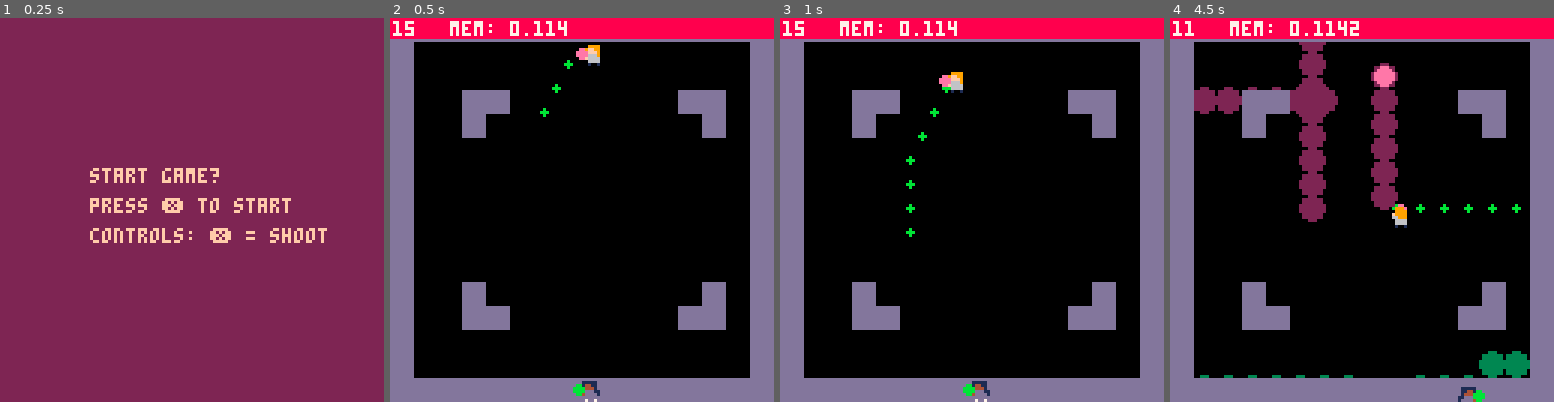
Above: before the commit, frames 1-4 (left to right).
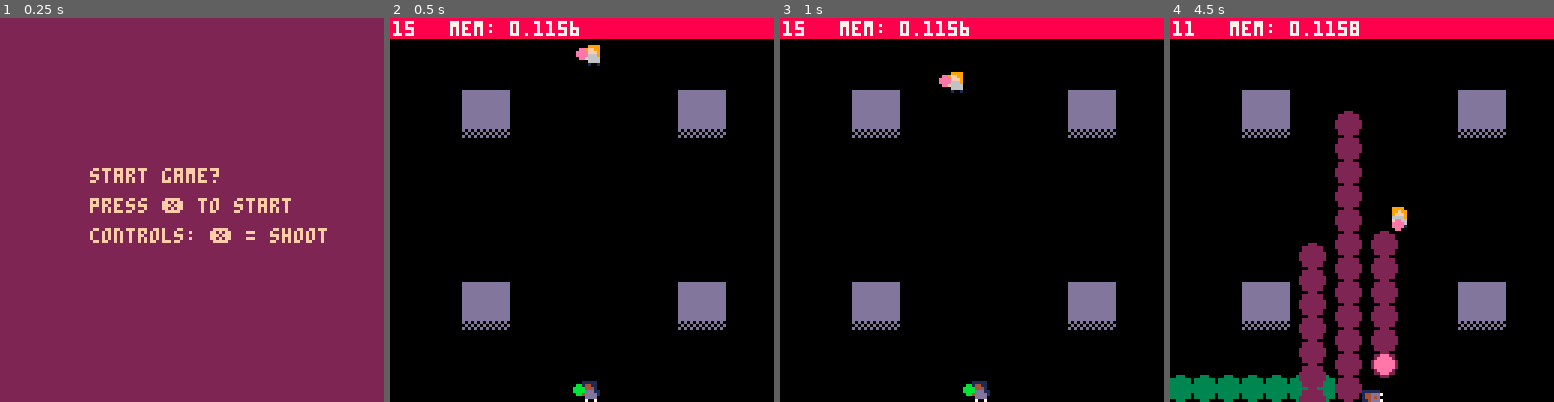
Above: after the commit, the same moments.

Repository: marcianoviereck/picogames
Game: PICO-8 cartridge pongpaint.p8
The game is run twice, just before and just after one commit, with the same random seed, the same clock (stepped at 60 frames per second) and the same inputs.
Inputs:
- Up to frame 1 (0.25 s): no input
- Up to frame 2 (0.5 s): tap X (X key) at 0.33 s
- Up to frame 3 (1 s): no input
- Up to frame 4 (4.5 s): tap X (X key) at 1.07, 1.85, 2.97, 4.08 s; hold Right 1.6-2.1 s; hold Up 2.15-2.42 s; hold Right 2.47-3.03 s; hold Left 3.08-3.58 s; hold Down 3.63-3.97 s; hold Right from 4.02 s (still down)

Frame 1 is identical in both runs. In frame 2, 20% of the frame differs, in the area x 0-100%, y 0-100%; in frame 3, 20%; in frame 4, 35%.

Commit message:
Improvements

Diff:
--- a/pongpaint.p8
+++ b/pongpaint.p8
@@ -17,24 +17,34 @@
 
 			if player.dead == false then
 				local speed = player.speed
-				if btn(0) then
-					player.x -= speed
-					player.direction = 0
-				elseif btn(1) then
-					player.x += speed
-					player.direction = 2
-				end
-				if btn(2) then
-					player.y -= speed
-					player.direction = 1
-				elseif btn(3) then
-					player.y += speed
-					player.direction = 3
-				end
-
-				if btn(5) and shoot_cooldown_frames <= 0 then
-				 shoot_cooldown_frames = 20
-				 shoot_arrow(player)
+				local new_x = player.x
+				local new_y = player.y
+				if new_x ~= nil and new_y ~= nil then
+
+					if btn(0) then
+						new_x -= speed
+						player.direction = 0
+					elseif btn(1) then
+						new_x += speed
+						player.direction = 2
+					end
+					if btn(2) then
+						new_y -= speed
+						player.direction = 1
+					elseif btn(3) then
+						new_y += speed
+						player.direction = 3
+					end
+
+					if not has_wall_around(new_x+4, new_y+4, 4) then
+						player.x = new_x
+						player.y = new_y
+					end
+
+					if btn(5) and shoot_cooldown_frames <= 0 then
+					 shoot_cooldown_frames = 20
+					 shoot_arrow(player)
+					end
 				end
 			end
 		else
@@ -85,7 +95,7 @@
 		-- for pathing debug ! --
 		for i=1, #enemy.actions.path do
 			local tile = enemy.actions.path[i]
-			circfill(tile.x, tile.y, 1, 11)
+			--circfill(tile.x, tile.y, 1, 11)
 		end
 
 		draw_character(player)
@@ -148,6 +158,7 @@
 	build_level()
 
 	player = {
+		id = 0,
 		x = 63,
 		y = 120,
 		direction=0, -- 0 = left, 1 = up, 2 = right, 3 = down --
@@ -219,6 +230,17 @@
 	end
 end
 
+function find_random_spawn_tile()
+	local random_tile_x = ceil(rnd(map_size) + 1)
+	local random_tile_y = ceil(rnd(map_size) + 1)
+
+	if has_wall(random_tile_x, random_tile_y) then
+		find_random_spawn_tile()
+	end
+	local tile = level_tiles[random_tile_x..":"..random_tile_y]
+	return tile
+end
+
 function update_dead_timers()
  for i=1, #characters do
 		if characters[i].dead then
@@ -226,18 +248,15 @@
 			if characters[i].dead_timer < 0 then
 				characters[i].dead = false
 				characters[i].dead_timer = 100
-				local random_tile_x = ceil(rnd(map_size) + 1)
-				local random_tile_y = ceil(rnd(map_size) + 1)
-
+				local tile = find_random_spawn_tile()
 				if characters[i] == enemy then
-					local tile = level_tiles[random_tile_x..":"..random_tile_y]
 					enemy.x = tile.x
 					enemy.y = tile.y
 					enemy.actions.current_tile = tile
 					enemy.actions.searching = true
 				else
-					characters[i].x = random_tile_x
-					characters[i].y = random_til
+					characters[i].x = tile.x
+					characters[i].y = tile.y
 				end
 				sfx(4)
 			end
@@ -374,8 +393,7 @@
 	if not character_hit.dead then
 		character_hit.dead = true
 		sfx(3)
-		-- idea: blow character up and splash paint --
-		end
+	end
 end
 
 function draw_arrows()
@@ -412,6 +432,11 @@
 					end
 				end
 			end
+
+			if(has_wall(arrow.x, arrow.y)) then
+				--set_wall(arrow.x, arrow.y, 30)
+				arrow_to_del = arrow
+			end
 	end
 	if arrow_to_del then
 		del(arrows, arrow_to_del)
@@ -420,7 +445,12 @@
 -->8
 -- helper functions --
 function has_wall(world_x, world_y)
-	return mget(world_to_map(world_x), world_to_map(world_y)) == 6
+	local tile_sprite = mget(world_to_map(world_x), world_to_map(world_y))
+	return tile_sprite == 14 or tile_sprite == 15
+end
+
+function set_wall(world_x, world_y, sprite_num)
+	mset(world_to_map(world_x), world_to_map(world_y), sprite_num)
 end
 
 function calc_distance(dist_x, dist_y)
@@ -434,6 +464,19 @@
 function world_to_map(coordinate)
  return ceil(coordinate / 8) - 1
 end
+
+function has_wall_around(world_x, world_y, range)
+	for x=world_x - range, world_x + range do
+		for y=world_y - range, world_y + range do
+			if has_wall(x, y) then
+				return true
+			end
+		end
+	end
+
+	return false
+end
+
 -->8
 -- enemy code --
 function update_enemy()
@@ -474,6 +517,30 @@
  if enemy_shoot_cooldown_frames <= 0 then
  	enemy_shoot_cooldown_frames = rnd(20) + 30
  	local dir_to_player = -1
+  local dist_x = player.x - enemy.x
+  local dist_y = player.y - enemy.y
+  local shoot_randomly = rnd(5) == 4
+  if shoot_randomly then
+  	dir_to_player = -1
+  else
+
+	  if abs(dist_x) < abs(dist_y) then
+	  	if dist_y > 0 then
+	  		dir_to_player = 3
+	  	else
+	  		dir_to_player = 1
+	  	end
+	  elseif abs(dist_x) == abs(dist_y) then
+	  	dir_to_player = -1
+	  else
+	  	if dist_x > 0 then
+	  		dir_to_player = 2
+	  	else
+	  		dir_to_player = 0
+	 	end
+	 end
+ end
+
   -- todo: fix later --
  	if dir_to_player == -1 then
  		dir_to_player = flr(rnd(4))
@@ -519,18 +586,6 @@
 			del(path, target)
 		end
 	end
-end
-
-function has_wall_around(world_x, world_y, range)
-	for x=world_x - range, world_x + range do
-		for y=world_y - range, world_y + range do
-			if has_wall(x, y) then
-				return true
-			end
-		end
-	end
-
-	return false
 end
 
 function find_path(target_tile)
@@ -583,22 +638,22 @@
 	return closest_tile
 end
 __gfx__
-000000000000000000000000000000000000000000000000dddddddd000000001111111100000000000000000000000000000000000000000000000000000000
-011111000011110001111100000000000000000000000000dddddddd000100001111111101111100000000000000000000000000000000000000000000000000
-014411000011110001441100000bb000000bb00000000000dddddddd001110001111111101441100000000000000000000000000000000000000000000000000
-00444100041111000144410000bbbb0000bbbb0000000000dddddddd000100001111111100444100000000000000000000000000000000000000000000000000
-00ddd1100d1111100dddd11000bbbb0000bbbb0001111110dddddddd00010000111111113333d110000000000000000000000000000000000000000000000000
-04dddd1000d1111004dddd10000bb000000bb0000144ddd7dddddddd000100001111111103d3dd10000000000000000000000000000000000000000000000000
-00dddd0000dddd0000dddd0000000000000000000144d4d0dddddddd000000001111111100dddd00000000000000000000000000000000000000000000000000
-00700700007007000070070000000000000000000114ddd7dddddddd000000001111111100700700000000000000000000000000000000000000000000000000
-00000000000000000000000000000000000000000000000006633660000000000000000005555500000000000000000000000000000000000000000000000000
-00999900009990000999900000000000000000000000000060000006000300000000000005555500000000000000000000000000000000000000000000000000
-09ff990000999900099f9900000ee000000ee0000000000000000000003330000000000005ff5500000000000000000000000000000000000000000000000000
-00fff9000f99990009fff90000eeee0000eeee000000000000000000000300000000000000fff000000000000000000000000000000000000000000000000000
-00666900066999000666690000eeee0000eeee00009000000000000000030000000000002222e000000000000000000000000000000000000000000000000000
-0f666600006666000f666600000ee000000ee00009ff666700000000000300000000000002e2ee00000000000000000000000000000000000000000000000000
-006666000066660000666600000000000000000009ff6f6000000000000000000000000000eeee00000000000000000000000000000000000000000000000000
-00100100001001000010010000000000000000000999666700000000000000000000000000100100000000000000000000000000000000000000000000000000
+0000000000000000000000000000000000000000000000000000000000000000000000000000000000000000000000000000000000000000dddddddddddddddd
+0111110000111100011111000000000000000000000000000000000000010000000000000111110000000000000000000000000000000000dddddddddddddddd
+014411000011110001441100000bb000000bb000000000000000000000111000000000000144110000000000000000000000000000000000dddddddddddddddd
+00444100041111000144410000bbbb0000bbbb00000000000000000000010000000000000044410000000000000000000000000000000000dddddddddddddddd
+00ddd1100d1111100dddd11000bbbb0000bbbb00011111100000000000010000000000003333d11000000000000000000000000000000000dddddddddddddddd
+04dddd1000d1111004dddd10000bb000000bb0000144ddd700000000000100000000000003d3dd1000000000000000000000000000000000d0d0d0d0dddddddd
+00dddd0000dddd0000dddd0000000000000000000144d4d000000000000000000000000000dddd00000000000000000000000000000000000d0d0d0ddddddddd
+00700700007007000070070000000000000000000114ddd70000000000000000000000000070070000000000000000000000000000000000d0d0d0d0dddddddd
+0000000000000000000000000000000000000000000000000663366000000000000000000555550000000000000000000000000000000000dddddddddddddddd
+0099990000999000099990000000000000000000000000006000000600030000000000000555550000000000000000000000000000000000dddddddddddddddd
+09ff990000999900099f9900000ee000000ee0000000000000000000003330000000000005ff550000000000000000000000000000000000dddddddddddddddd
+00fff9000f99990009fff90000eeee0000eeee000000000000000000000300000000000000fff00000000000000000000000000000000000dddddddddddddddd
+00666900066999000666690000eeee0000eeee00009000000000000000030000000000002222e00000000000000000000000000000000000dddddddddddddddd
+0f666600006666000f666600000ee000000ee00009ff666700000000000300000000000002e2ee0000000000000000000000000000000000d0d0d0d0dddddddd
+006666000066660000666600000000000000000009ff6f6000000000000000000000000000eeee00000000000000000000000000000000000d0d0d0ddddddddd
+0010010000100100001001000000000000000000099966670000000000000000000000000010010000000000000000000000000000000000d0d0d0d0dddddddd
 
 
 
@@ -730,25 +785,22 @@
 
 
 __map__
-0606060606060606060606060606060600000000000000000000000000000000000000000000000000000000000000000000000000000000000000000000000000000000000000000000000000000000000000000000000000000000000000000000000000000000000000000000000000000000000000000000000000000000
-0600000000000000000000000000000600000000000000000000000000000000000000000000000000000000000000000000000000000000000000000000000000000000000000000000000000000000000000000000000000000000000000000000000000000000000000000000000000000000000000000000000000000000
-0600000000000000000000000000000600000000000000000000000000000000000000000000000000000000000000000000000000000000000000000000000000000000000000000000000000000000000000000000000000000000000000000000000000000000000000000000000000000000000000000000000000000000
-0600000606000000000000000606000600000000000000000000000000000000000000000000000000000000000000000000000000000000000000000000000000000000000000000000000000000000000000000000000000000000000000000000000000000000000000000000000000000000000000000000000000000000
-0600000600000000000000000006000600000000000000000000000000000000000000000000000000000000000000000000000000000000000000000000000000000000000000000000000000000000000000000000000000000000000000000000000000000000000000000000000000000000000000000000000000000000
-0600000000000000000000000000000600000000000000000000000000000000000000000000000000000000000000000000000000000000000000000000000000000000000000000000000000000000000000000000000000000000000000000000000000000000000000000000000000000000000000000000000000000000
-0600000000000000000000000000000600000000000000000000000000000000000000000000000000000000000000000000000000000000000000000000000000000000000000000000000000000000000000000000000000000000000000000000000000000000000000000000000000000000000000000000000000000000
-0600000000000000000000000000000600000000000000000000000000000000000000000000000000000000000000000000000000000000000000000000000000000000000000000000000000000000000000000000000000000000000000000000000000000000000000000000000000000000000000000000000000000000
-0600000000000000000000000000000600000000000000000000000000000000000000000000000000000000000000000000000000000000000000000000000000000000000000000000000000000000000000000000000000000000000000000000000000000000000000000000000000000000000000000000000000000000
-0600000000000000000000000000000600000000000000000000000000000000000000000000000000000000000000000000000000000000000000000000000000000000000000000000000000000000000000000000000000000000000000000000000000000000000000000000000000000000000000000000000000000000
-0600000000000000000000000000000600000000000000000000000000000000000000000000000000000000000000000000000000000000000000000000000000000000000000000000000000000000000000000000000000000000000000000000000000000000000000000000000000000000000000000000000000000000
-0600000600000000000000000006000600000000000000000000000000000000000000000000000000000000000000000000000000000000000000000000000000000000000000000000000000000000000000000000000000000000000000000000000000000000000000000000000000000000000000000000000000000000
-0600000606000000000000000606000600000000000000000000000000000000000000000000000000000000000000000000000000000000000000000000000000000000000000000000000000000000000000000000000000000000000000000000000000000000000000000000000000000000000000000000000000000000
-0600000000000000000000000000000600000000000000000000000000000000000000000000000000000000000000000000000000000000000000000000000000000000000000000000000000000000000000000000000000000000000000000000000000000000000000000000000000000000000000000000000000000000
-0600000000000000000000000000000600000000000000000000000000000000000000000000000000000000000000000000000000000000000000000000000000000000000000000000000000000000000000000000000000000000000000000000000000000000000000000000000000000000000000000000000000000000
-0606060606060606060606060606060600000000000000000000000000000000000000000000000000000000000000000000000000000000000000000000000000000000000000000000000000000000000000000000000000000000000000000000000000000000000000000000000000000000000000000000000000000000
-…(6 lines of a section not shown)…
+0000000000000000000000000000000000000000000000000000000000000000000000000000000000000000000000000000000000000000000000000000000000000000000000000000000000000000000000000000000000000000000000000000000000000000000000000000000000000000000000000000000000000000
+0000000000000000000000000000000000000000000000000000000000000000000000000000000000000000000000000000000000000000000000000000000000000000000000000000000000000000000000000000000000000000000000000000000000000000000000000000000000000000000000000000000000000000
+0000000000000000000000000000000000000000000000000000000000000000000000000000000000000000000000000000000000000000000000000000000000000000000000000000000000000000000000000000000000000000000000000000000000000000000000000000000000000000000000000000000000000000
+0000000f0f000000000000000f0f000000000000000000000000000000000000000000000000000000000000000000000000000000000000000000000000000000000000000000000000000000000000000000000000000000000000000000000000000000000000000000000000000000000000000000000000000000000000
+0000000e0e000000000000000e0e000000000000000000000000000000000000000000000000000000000000000000000000000000000000000000000000000000000000000000000000000000000000000000000000000000000000000000000000000000000000000000000000000000000000000000000000000000000000
+0000000000000000000000000000000000000000000000000000000000000000000000000000000000000000000000000000000000000000000000000000000000000000000000000000000000000000000000000000000000000000000000000000000000000000000000000000000000000000000000000000000000000000
+0000000000000000000000000000000000000000000000000000000000000000000000000000000000000000000000000000000000000000000000000000000000000000000000000000000000000000000000000000000000000000000000000000000000000000000000000000000000000000000000000000000000000000
+0000000000000000000000000000000000000000000000000000000000000000000000000000000000000000000000000000000000000000000000000000000000000000000000000000000000000000000000000000000000000000000000000000000000000000000000000000000000000000000000000000000000000000
+0000000000000000000000000000000000000000000000000000000000000000000000000000000000000000000000000000000000000000000000000000000000000000000000000000000000000000000000000000000000000000000000000000000000000000000000000000000000000000000000000000000000000000
+0000000000000000000000000000000000000000000000000000000000000000000000000000000000000000000000000000000000000000000000000000000000000000000000000000000000000000000000000000000000000000000000000000000000000000000000000000000000000000000000000000000000000000
+0000000000000000000000000000000000000000000000000000000000000000000000000000000000000000000000000000000000000000000000000000000000000000000000000000000000000000000000000000000000000000000000000000000000000000000000000000000000000000000000000000000000000000
+0000000f0f000000000000000f0f000000000000000000000000000000000000000000000000000000000000000000000000000000000000000000000000000000000000000000000000000000000000000000000000000000000000000000000000000000000000000000000000000000000000000000000000000000000000
+0000000e0e000000000000000e0e000000000000000000000000000000000000000000000000000000000000000000000000000000000000000000000000000000000000000000000000000000000000000000000000000000000000000000000000000000000000000000000000000000000000000000000000000000000000
+…(6 lines of a section not shown)…
